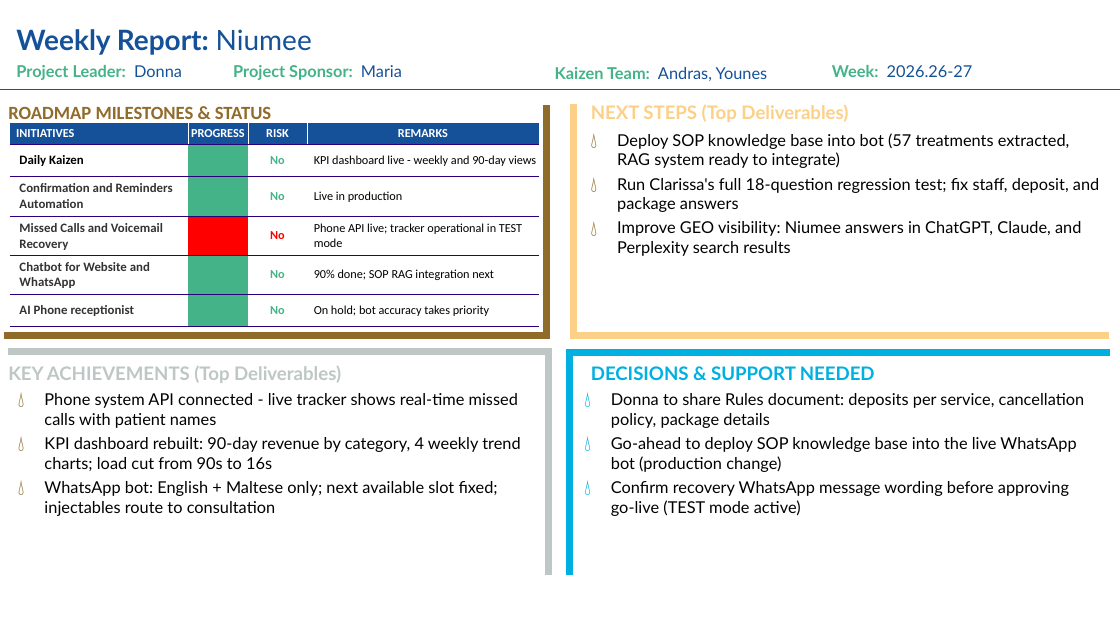
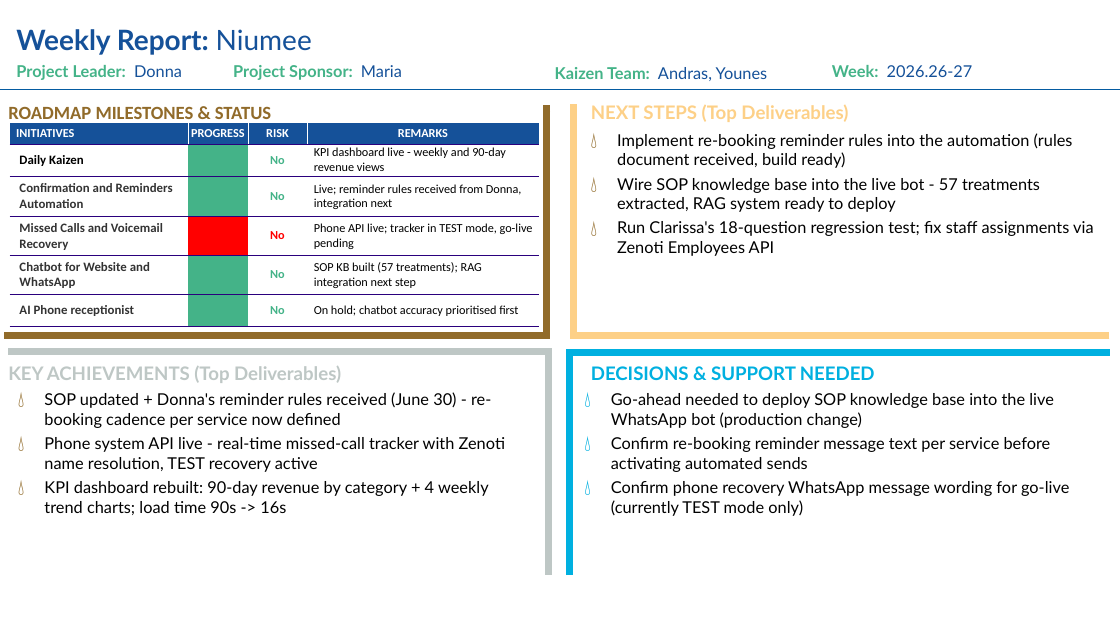
Before and after one commit to autmationsolution-a11y/files, a slide deck: slide 1 of Niumee/Kaizen-CW26-27-Niumee-Weekly-Report.pptx. Drawn at 1120x630 pixels with LibreOffice and Linux fonts; fonts in the diff are those of the drawing; background and template pictures are left out. Boxes give left, top, right and bottom in pixels: in the first picture for what was removed or moved away, otherwise in the second. Text is boxed around its words. In the diff, an @@ line names an element or a change of style, - is before the commit and + after.

Commit message:
Niumee CW26-27 report - corrected with real Outlook data

```diff
--- a/Niumee/Kaizen-CW26-27-Niumee-Weekly-Report.pptx
+++ b/Niumee/Kaizen-CW26-27-Niumee-Weekly-Report.pptx
@@ table at <box>9,124,539,327</box> @@
-row 2, column 4: KPI dashboard live - weekly and 90-day views
+row 2, column 4: KPI dashboard live - weekly and 90-day revenue views
-row 3, column 4: Live in production
+row 3, column 4: Live; reminder rules received from Donna, integration next
-row 4, column 4: Phone API live; tracker operational in TEST mode
+row 4, column 4: Phone API live; tracker in TEST mode, go-live pending
-row 5, column 4: 90% done; SOP RAG integration next
+row 5, column 4: SOP KB built (57 treatments); RAG integration next step
-row 6, column 4: On hold; bot accuracy takes priority
+row 6, column 4: On hold; chatbot accuracy prioritised first
@@ text at <box>617,133,1093,236</box>: text changed @@
-💧 Deploy SOP knowledge base into bot (57 treatments extracted, RAG system ready to integrate)
-💧 Run Clarissa's full 18-question regression test; fix staff, deposit, and package answers
-💧 Improve GEO visibility: Niumee answers in ChatGPT, Claude, and Perplexity search results
+💧 Implement re-booking reminder rules into the automation (rules document received, build ready)
+💧 Wire SOP knowledge base into the live bot - 57 treatments extracted, RAG system ready to deploy
+💧 Run Clarissa's 18-question regression test; fix staff assignments via Zenoti Employees API
@@ text at <box>44,392,505,515</box>: text changed @@
-💧 Phone system API connected - live tracker shows real-time missed calls with patient names
-💧 KPI dashboard rebuilt: 90-day revenue by category, 4 weekly trend charts; load cut from 90s to 16s
-💧 WhatsApp bot: English + Maltese only; next available slot fixed; injectables route to consultation
+💧 SOP updated + Donna's reminder rules received (June 30) - re-booking cadence per service now defined
+💧 Phone system API live - real-time missed-call tracker with Zenoti name resolution, TEST recovery active
+💧 KPI dashboard rebuilt: 90-day revenue by category + 4 weekly trend charts; load time 90s -> 16s
@@ text at <box>611,393,1069,516</box>: text changed @@
-💧 Donna to share Rules document: deposits per service, cancellation policy, package details
-💧 Go-ahead to deploy SOP knowledge base into the live WhatsApp bot (production change)
-💧 Confirm recovery WhatsApp message wording before approving go-live (TEST mode active)
+💧 Go-ahead needed to deploy SOP knowledge base into the live WhatsApp bot (production change)
+💧 Confirm re-booking reminder message text per service before activating automated sends
+💧 Confirm phone recovery WhatsApp message wording for go-live (currently TEST mode only)
```
